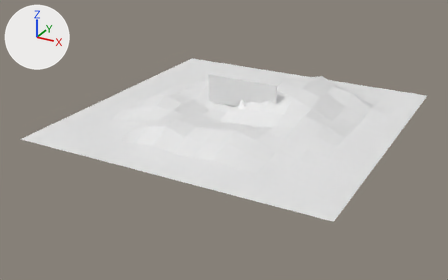
Renders of the glTF model godot/assets/meshes/architecture/architecture.glb from each side of a commit.
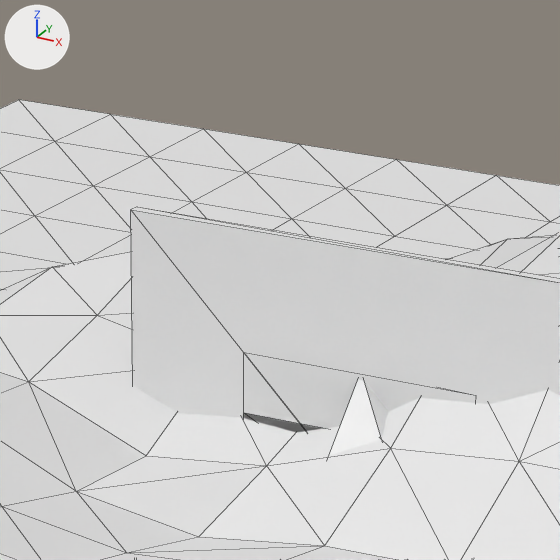
Each version is shown whole from a 50 mm lens placed at (14.08, -27.55, 12.13), pointed at (-0.58, -0.91, -1.19), then close up on the part from 42% to 60% of the width and 16% to 45% of the height. Every picture has the same lights, and +X, +Y and +Z are marked at upper left. The close-ups show mesh edges as thin lines.

Script lines for the objects in view, before the commit:
```python
me_corner_slope = bpy.data.meshes.new('corner-slope')
me_corner_slope.from_pydata([(0.0, -1.0, 0.0), (0.0, 0.0, 1.0), (0.0, 0.0, 0.0), (1.0, 0.0, 0.0), (1.0, -1.0, 0.0)], [], [(0, 1, 2), (2, 1, 3), (0, 2, 3), (0, 3, 4), (1, 0, 4), (3, 1, 4)])
me_cube_003 = bpy.data.meshes.new('Cube.003')
me_cube_003.from_pydata(...)  # a box spanning x -2.0..2.0, y -0.05..0.05, z -2.0..2.0
me_graveyard = bpy.data.meshes.new('graveyard')
me_graveyard.from_pydata(...)  # 256 vertices, 450 faces; spans x -8.0..8.0, y -8.0..8.0, z 0.0..1.7
ob_corner_slope = bpy.data.objects.new('corner-slope', me_corner_slope)
ob_corner_slope.location = (0.0, 0.0, 0.0)
ob_graveyard = bpy.data.objects.new('graveyard', me_graveyard)
ob_graveyard.location = (0.0, 0.0, 0.0)
ob_wall_4x4 = bpy.data.objects.new('wall-4x4', me_cube_003)
ob_wall_4x4.location = (0.0, 0.0, 0.0)
```
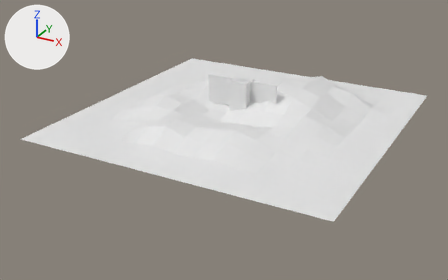
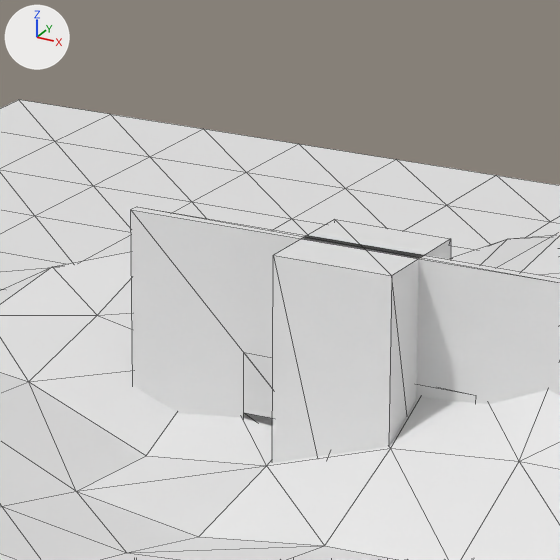
Where the change shows, as pixel boxes [x1, y1, x2, y2] in the close-ups (560 x 560 px):
'postx4', added: after [272, 220, 451, 463]
'corner-slope', unchanged, covered by the edit: before [329, 380, 388, 456]

The change, as a list of edits to the scene's bpy script:
```text
Add me_postx4:
    me_postx4.from_pydata(...)  # a box spanning x -0.5..0.5, y -0.5..0.5, z -2.0..2.0
Add ob_postx4:
    ob_postx4 = bpy.data.objects.new('postx4', me_postx4)
    ob_postx4.location = (0.0, 0.0, 0.0)
```
